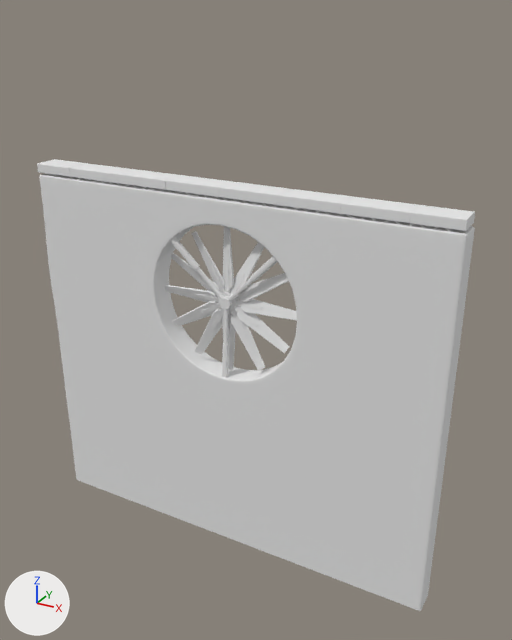
An edit to the Blender file assets_blender/_universe/structures/industrial/wind_valley.blend, drawn before and after from the same camera.
The view is the same before and after, from a 50 mm lens placed at (125.0, -206.0, 126.0), pointed at (9.0, 5.0, 20.0). The axes (+X, +Y, +Z) are drawn at lower left. The lights are the same throughout. The first picture is the older version. The same objects are shown in both versions, whatever each file hides.

The older version as bpy lines, for what is in view:
```python
me_fane = bpy.data.meshes.new('FANE')
me_fane.from_pydata(...)  # 306 vertices, 256 faces; spans x -2.79..2.79, y -2.79..2.79, z -0.16..0.12
me_fane.materials.append(mat_batiment_dupli_defaultmaterial)  # white #e7e7e7
me_pont = bpy.data.meshes.new('PONT')
me_pont.from_pydata(...)  # 1873 vertices, 1836 faces; spans x -8.3..8.3, y -7.7..7.1, z -0.5..0.5
me_pont.materials.append(mat_initialshadinggroup)  # white #e7e7e7
ob_fane = bpy.data.objects.new('FANE', me_fane)
ob_fane.location = (0.1, -0.2, 27.8)
ob_fane.rotation_euler = (1.571, 0.0, 0.0)  # degrees (90, 0, 0)
ob_fane.scale = (10.0, 10.0, 10.0)
ob_pont = bpy.data.objects.new('PONT', me_pont)
ob_pont.location = (0.0, 0.0, 0.0)
ob_pont.rotation_euler = (1.571, 0.0, 0.0)  # degrees (90, 0, 0)
ob_pont.scale = (10.0, 10.0, 10.0)
```
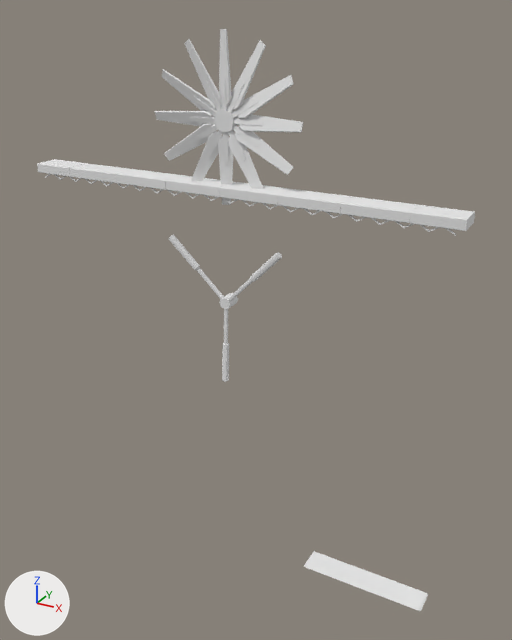
What differs and where, as boxes (x1, y1, x2, y2) in the pictures (512 x 640 px):
'FANE', moved: before (164, 227, 297, 371); after (154, 29, 303, 205)
part 1 of me_pont, cut back: before (39, 173, 475, 611); after (167, 190, 278, 209)

What the commit changed:
me_pont is used by ob_pont; location (0.0, 0.0, 0.0); rotation (1.571, 0.0, 0.0), in degrees (90, 0, 0); scale (10.0, 10.0, 10.0).
me_pont had 1873 vertices, 1836 faces and spanned x -8.3..8.3, y -7.7..7.1, z -0.5..0.5.
me_pont now has 976 vertices, 950 faces and spans x -8.2..8.3, y -7.7..7.1, z -0.5..0.5.
me_pont part 1: 2 vertices moved within x -1.9..1.9, y 6.6, z 0.4; 897 vertices removed from x -8.3..8.3, y -7.7..6.6, z -0.5..0.5.
Object 'FANE' (ob_fane) moves from (0.1, -0.2, 27.8) to (0.1, -0.2, 91.7).
